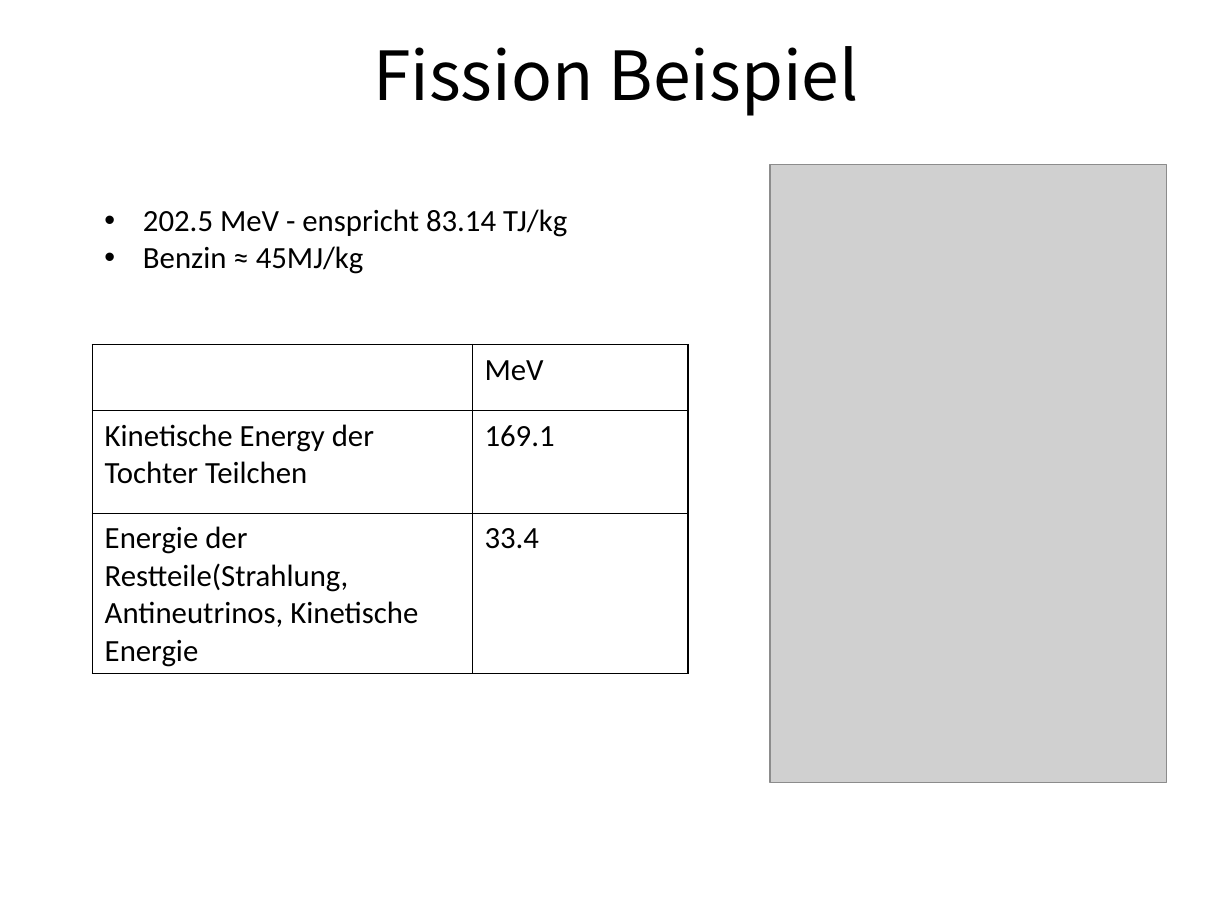
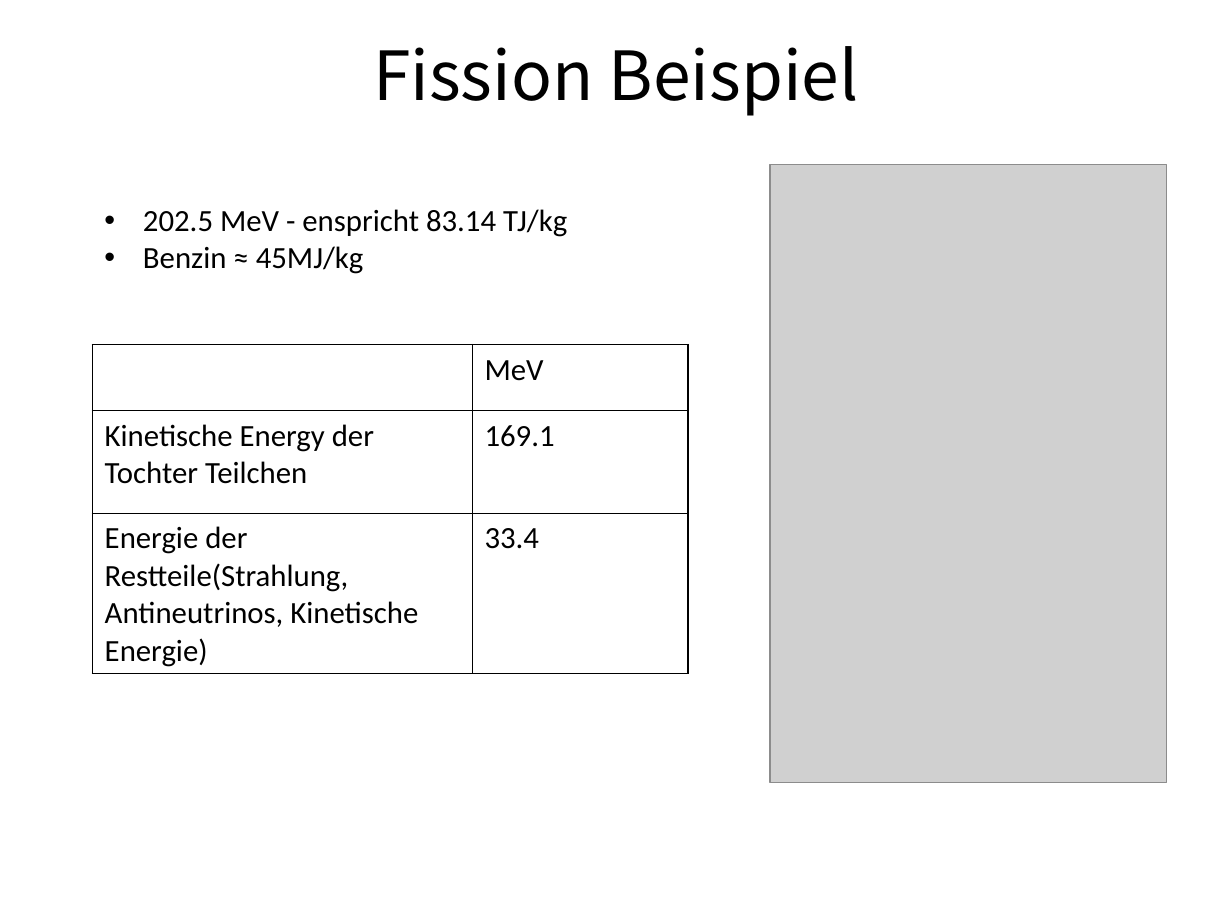
Before and after one commit to EnemyoftheFarmer/Thorium-Presentation, a slide deck: slide 6 of Thorium Reactors.pptx. Drawn at 1232x924 pixels with LibreOffice and Linux fonts; fonts in the diff are those of the drawing; grey boxes stand for pictures. Boxes give left, top, right and bottom in pixels: in the first picture for what was removed or moved away, otherwise in the second. Text is boxed around its words. In the diff, an @@ line names an element or a change of style, - is before the commit and + after.

```diff
--- a/Thorium Reactors.pptx
+++ b/Thorium Reactors.pptx
@@ table at (x1=92, y1=345, x2=687, y2=674) @@
-row 3, column 1: Energie der Restteile(Strahlung, Antineutrinos, Kinetische Energie
+row 3, column 1: Energie der Restteile(Strahlung, Antineutrinos, Kinetische Energie)
```
Also in this commit, not shown: 4 other slides changed, 1 slide added, 2 slides removed.
